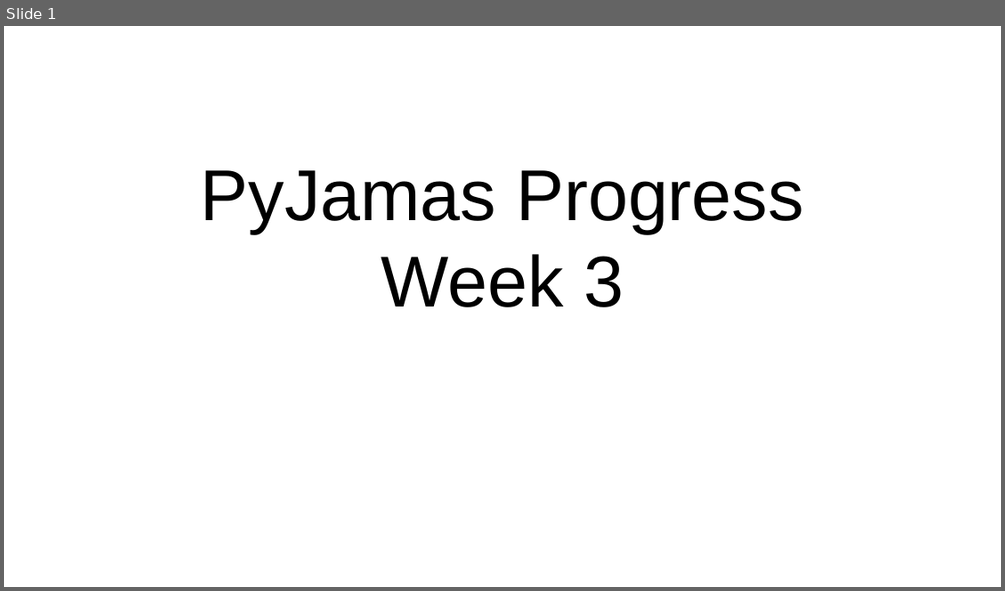
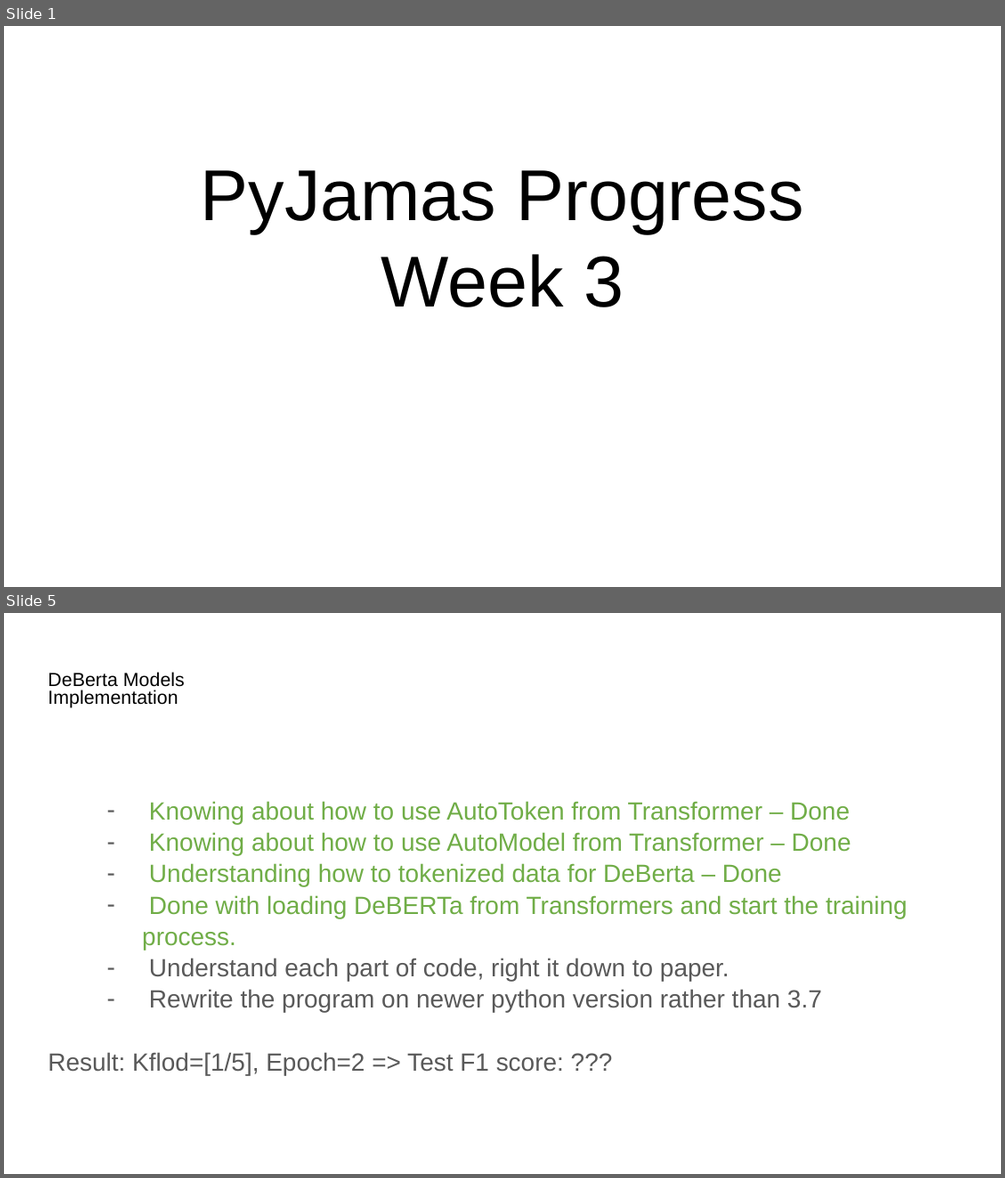
Before and after one commit to Tsunetsuki/AILab2023, a slide deck: Project - Slides/Progress Week 3.odp. Shown one above the other, each under a label of ours: slide 1 before the commit, slides 1 and 5 after it; the slides between them are not shown. The pictures are 1005x591 and 1005x1178 pixels, drawn with LibreOffice and Linux fonts; fonts in the diff are those of the drawing. Boxes give left, top, right and bottom in pixels: in the first picture for what was removed or moved away, otherwise in the second. Text is boxed around its words. In the diff, an @@ line names an element or a change of style, - is before the commit and + after.

```diff
--- a/Project - Slides/Progress Week 3.odp
+++ b/Project - Slides/Progress Week 3.odp
@@ slide 5 added at [4, 613, 1001, 1174], background #FFFFFF @@
@@ title added at [48, 672, 185, 708], 13.8 pt, text #000000 @@
+DeBerta Models
+Implementation
@@ text added at [48, 801, 907, 1075], 18 pt, text #70AD47 @@
+  – Knowing about how to use AutoToken from Transformer – Done
+  – Knowing about how to use AutoModel from Transformer – Done
+  – Understanding how to tokenized data for DeBerta – Done
+  – Done with loading DeBERTa from Transformers and start the training process.
+  – Understand each part of code, right it down to paper.
+  – Rewrite the program on newer python version rather than 3.7
+  Result: Kflod=[1/5], Epoch=2 => Test F1 score: ???
```
Also in this commit, not shown: 4 slides changed, 35 other files.
